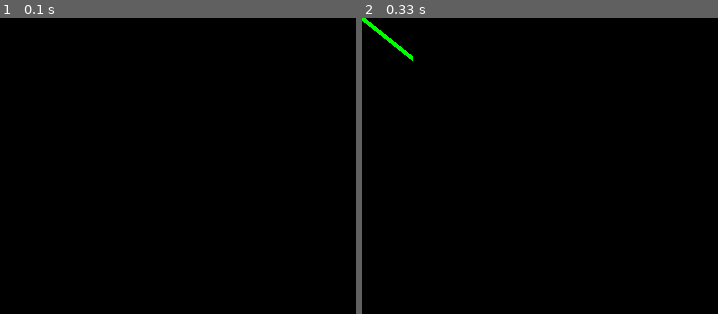
Above: before the commit, frames 1-2 (left to right).
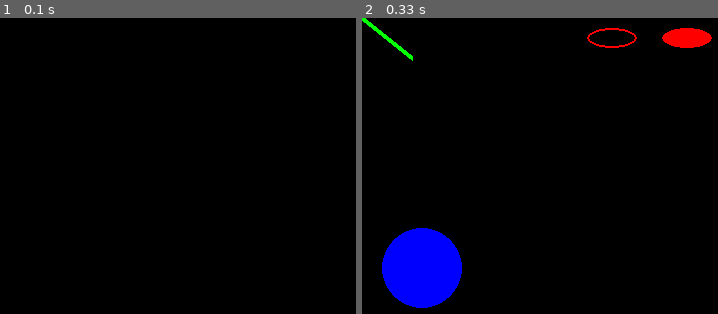
Above: after the commit, the same moments.

Repository: rahuladream/PyGame
Game: pygame game, started from day2_draw_geometry_shape.py
Two runs of this game, one before a commit and one after it. Both use one fixed random seed, a clock stepped at 60 frames per second and the inputs below.
Inputs:
- Up to frame 1 (0.1 s): no input
- Up to frame 2 (0.33 s): no input

Frame 1 is identical in both runs. In frame 2, 5.7% of the frame differs, in the area x 5-99%, y 3-98%.

Commit message:
all the geometry fn geometry shape

Diff:
--- a/day2_draw_geometry_shape.py
+++ b/day2_draw_geometry_shape.py
@@ -51,6 +51,27 @@
     # Draw a green line with 5 px wide
     pygame.draw.line(screen, (0, 255, 0), [0, 0], [50, 40], 5)
 
+    # Draw a rectangle outline
+    pygame.draw.rect(screen, (0, 0, 0), [75, 10, 50, 20], 2)
+
+    # Draw a solid rectangle
+    pygame.draw.rect(screen, (0, 0, 0), [150, 10, 50, 20])
+
+    # This draw an ellipse outline, using a rectangle as the outside boundaries
+    pygame.draw.ellipse(screen, (255, 0, 0), [225, 10, 50, 20], 2)
+
+    # This draw a solid ellipse, using a rectangle as the outside boundaries
+    pygame.draw.ellipse(screen, (255, 0, 0), [300, 10, 50, 20])
+
+    # Draw a triangle using the polygon function
+    pygame.draw.polygon(screen, (0, 0, 0), [[100, 100], [0, 200], [200, 200]], 5)
+
+    # This draw a circle
+    pygame.draw.circle(screen, (0, 0, 255), [60, 250], 40)
+
+    # This draw an arc
+    pygame.draw.arc(screen, (0, 0, 0), [210, 75, 150, 125], 0, pi / 2, 2)
+
     # Fn must write after all the other drawing commands
     pygame.display.flip()
 
